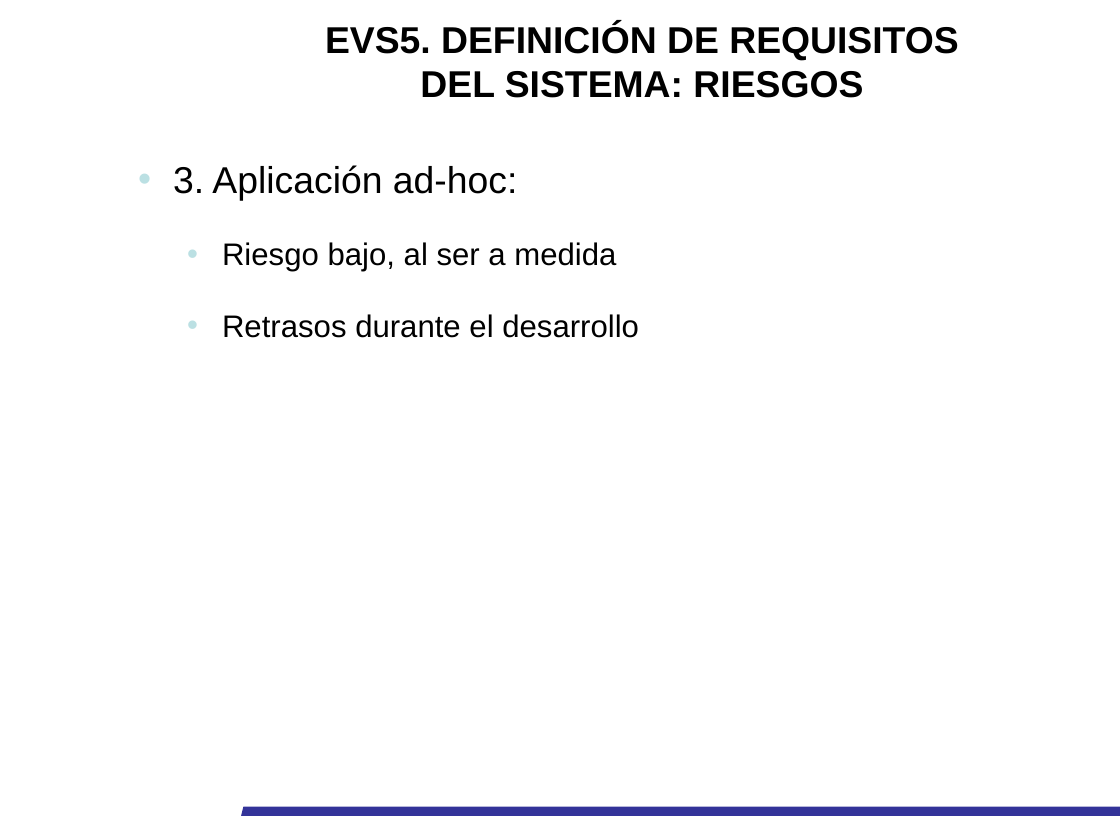
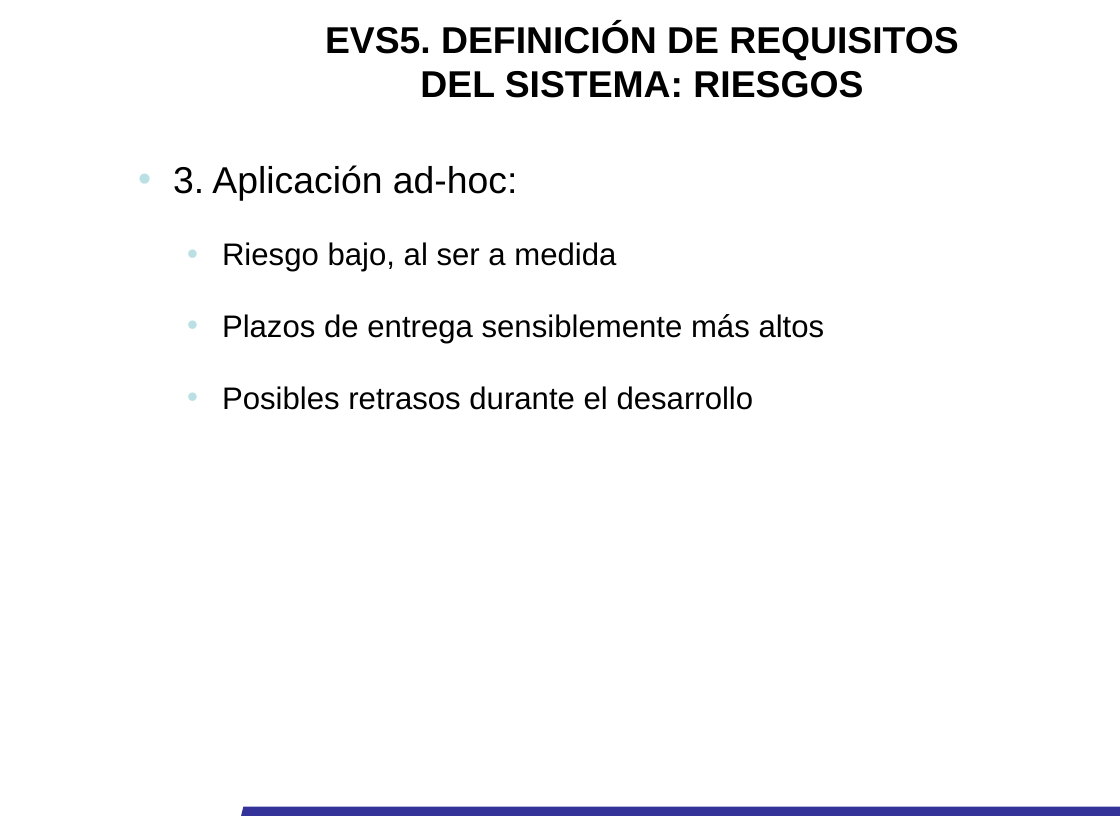
Before and after one commit to pquella/buscaminas, a slide deck: slide 17 of Docu elaborada/Presentación_EVS_UXOS_CENAD.pptx (slide 14 before the commit). Drawn at 1120x840 pixels with LibreOffice and Linux fonts; fonts in the diff are those of the drawing; background and template pictures are left out. Boxes give left, top, right and bottom in pixels: in the first picture for what was removed or moved away, otherwise in the second. Text is boxed around its words. In the diff, an @@ line names an element or a change of style, - is before the commit and + after.

```diff
--- a/Docu elaborada/Presentación_EVS_UXOS_CENAD.pptx
+++ b/Docu elaborada/Presentación_EVS_UXOS_CENAD.pptx
@@ text at <box>222,314,825,410</box>: text changed @@
-  • Retrasos durante el desarrollo
+  • Plazos de entrega sensiblemente más altos
+  • Posibles retrasos durante el desarrollo
```
Also in this commit, not shown: 10 other slides changed, 4 slides added, 6 other files.
